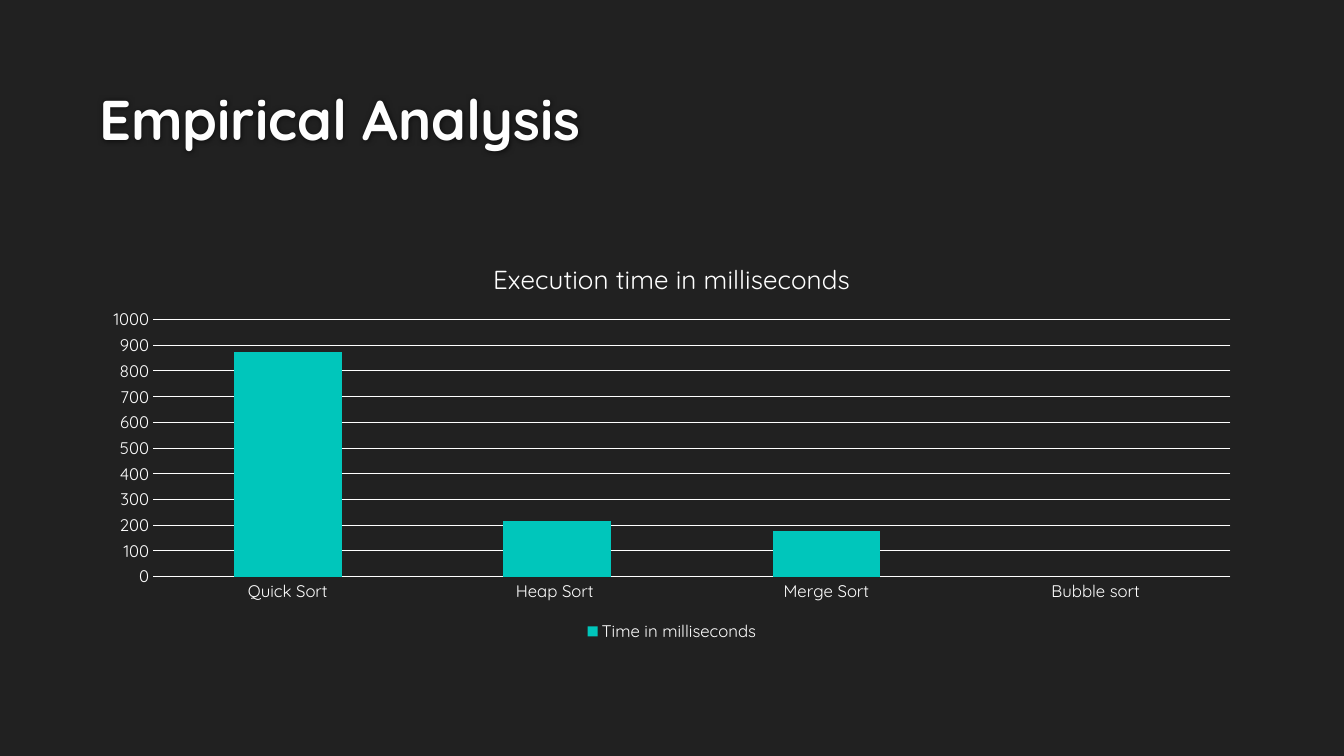
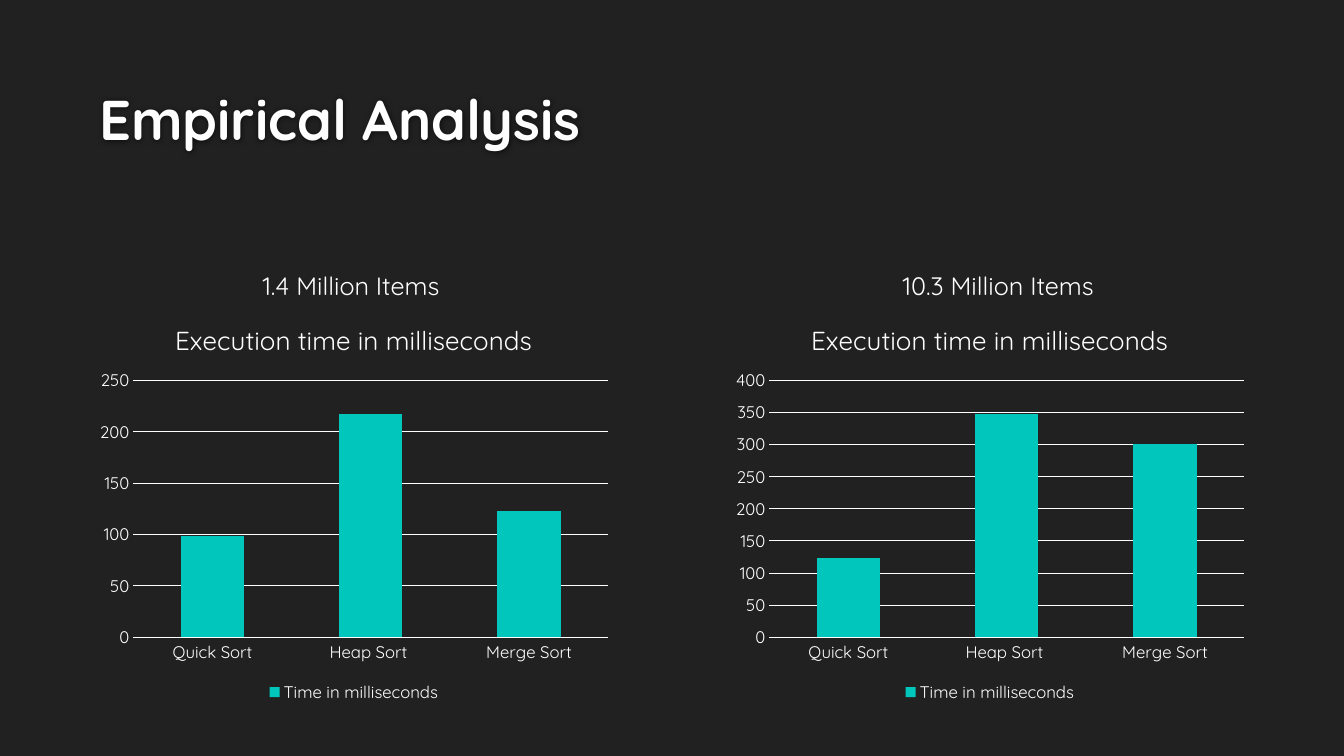
Before and after one commit to jacksongodsey/moviesearch, a slide deck: slide 7 of GROUP.pptx. Drawn at 1344x756 pixels with LibreOffice and Linux fonts; fonts in the diff are those of the drawing; background and template pictures are left out. Boxes give left, top, right and bottom in pixels: in the first picture for what was removed or moved away, otherwise in the second. Text is boxed around its words. In the diff, an @@ line names an element or a change of style, - is before the commit and + after.

```diff
--- a/GROUP.pptx
+++ b/GROUP.pptx
@@ text added at bbox=[263, 276, 440, 296], 18 pt, text #FFFFFF @@
+1.4 Million Items
@@ text added at bbox=[903, 276, 1094, 296], 18 pt, text #FFFFFF @@
+10.3 Million Items
@@ column stacked chart at bbox=[90, 306, 619, 707] @@
-categories: Quick Sort, Heap Sort , Merge Sort, Bubble sort
+categories: Quick Sort, Heap Sort , Merge Sort
-Time in milliseconds: 870, 220, 180, -
+Time in milliseconds: 98, 218, 123
@@ column stacked chart: place and size @@
-column stacked chart at bbox=[91, 245, 1254, 646]
+column stacked chart at bbox=[90, 306, 619, 707]
@@ column stacked chart added at bbox=[726, 306, 1255, 707] @@
+title "Execution time in milliseconds "
+categories: Quick Sort, Heap Sort , Merge Sort
+Time in milliseconds: 120, 350, 300
```
Also in this commit, not shown: 5 other slides changed, 1 slide added, 2 slides removed, 1 other file.
